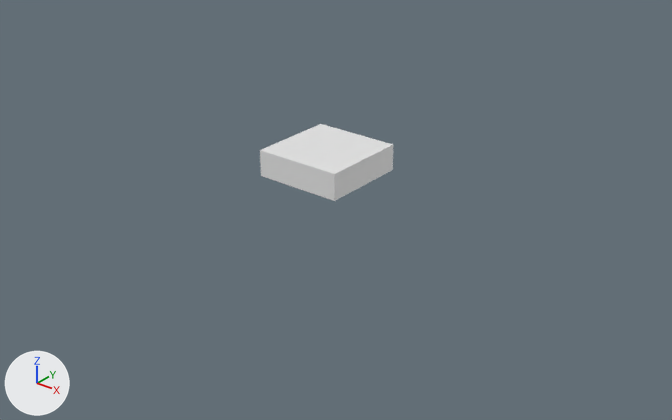
Before and after pictures for a commit that changed the FBX model Building Experience 484/Assets/Models/Room.fbx.
One viewpoint serves both versions: a camera (50 mm lens) standing at (75.3, -92.1, 50.0) and looking at (1.0, 0.7, -7.6). Arrows for +X, +Y and +Z are at lower left; the lights stay in place.

Objects in the first picture: 'Room'.
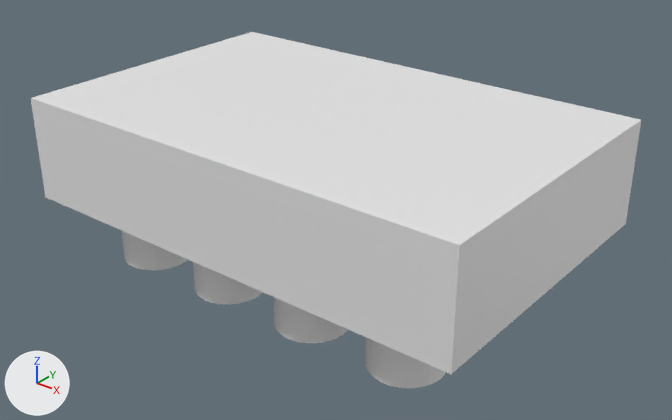
What differs and where, as boxes [x1, y1, x2, y2] in the pictures (672 x 420 px):
```json
{"object": "Room", "change": "reshaped", "before": [260, 124, 393, 201], "after": [31, 32, 641, 374], "on screen": "356% wider, 340% taller"}
{"object": "Pedastals", "change": "added", "after": [122, 231, 446, 388]}
```

Scene script edits in JSON lines:
```json
{"block": "me_cube", "where": "me_cube.from_pydata(...)  # 8 vertices, 6 faces; spans x -6.51..6.51, y -6.51..6.51, z -1.91..1.91"}
{"block": "me_cube", "where": "# used by ob_room; location = (0.0, 0.0, 0.0)"}
{"block": "me_cube", "change": "me_cube part 1"}
{"op": "set", "path": "me_cube.vertices[0].co", "old": "(6.51, 6.51, 1.91)", "new": "(34.69, 22.41, 7.48)", "note": "pixel (393, 144) -> pixel (641, 119)"}
{"op": "set", "path": "me_cube.vertices[1].co", "old": "(6.51, 6.51, -1.91)", "new": "(34.69, 22.41, -7.73)", "note": "pixel (392, 170) -> pixel (625, 223)"}
{"op": "set", "path": "me_cube.vertices[2].co", "old": "(6.51, -6.51, 1.91)", "new": "(34.69, -22.27, 7.48)", "note": "pixel (334, 174) -> pixel (459, 245)"}
{"op": "set", "path": "me_cube.vertices[3].co", "old": "(6.51, -6.51, -1.91)", "new": "(34.69, -22.27, -7.73)", "note": "pixel (334, 201) -> pixel (451, 374)"}
{"op": "set", "path": "me_cube.vertices[4].co", "old": "(-6.51, 6.51, 1.91)", "new": "(-34.95, 22.41, 7.48)", "note": "pixel (320, 123) -> pixel (251, 31)"}
{"op": "set", "path": "me_cube.vertices[5].co", "old": "(-6.51, 6.51, -1.91)", "new": "(-34.95, 22.41, -7.73)"}
{"op": "set", "path": "me_cube.vertices[6].co", "old": "(-6.51, -6.51, 1.91)", "new": "(-34.95, -22.27, 7.48)", "note": "pixel (259, 150) -> pixel (30, 98)"}
{"op": "set", "path": "me_cube.vertices[7].co", "old": "(-6.51, -6.51, -1.91)", "new": "(-34.95, -22.27, -7.73)", "note": "pixel (260, 175) -> pixel (45, 197)"}
{"op": "add", "block": "me_cylinder_1", "code": ["me_cylinder_1 = bpy.data.meshes.new('Cylinder')", "me_cylinder_1.from_pydata(...)  # a 32-sided cylinder along z spanning x 17.4..27.5, y -17.3..-7.2, z -17.2..-7.2; a 32-sided cylinder along z spanning x 2.3..12.4, y -17.3..-7.2, z -17.2..-7.2; a 32-sided cylinder along z spanning x -12.8..-2.7, y -17.3..-7.2, z -17.2..-7.2; a 32-sided cylinder along z spanning x -27.9..-17.8, y -17.3..-7.2, z -17.2..-7.2"]}
{"op": "add", "block": "ob_pedastals", "code": ["ob_pedastals = bpy.data.objects.new('Pedastals', me_cylinder_1)", "ob_pedastals.location = (0.0, 0.0, 0.0)"]}
```
